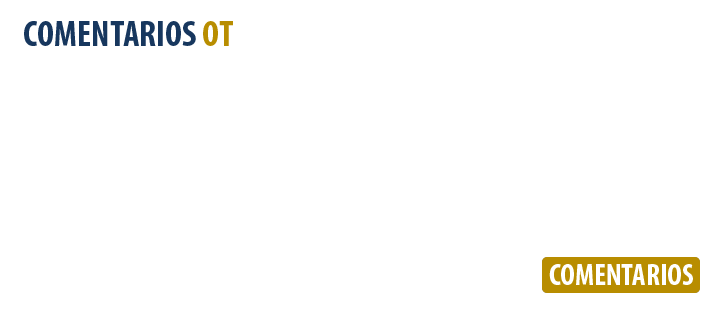
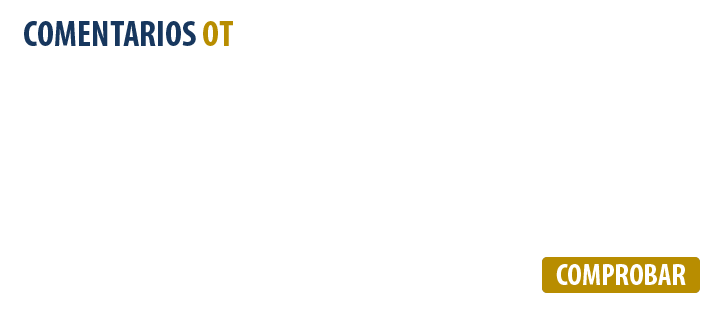
Layered file, before and after one edit (714x309). Changes by layer:
painted on "AGREGAR_HOVER" over <box>549,264,693,285</box>
